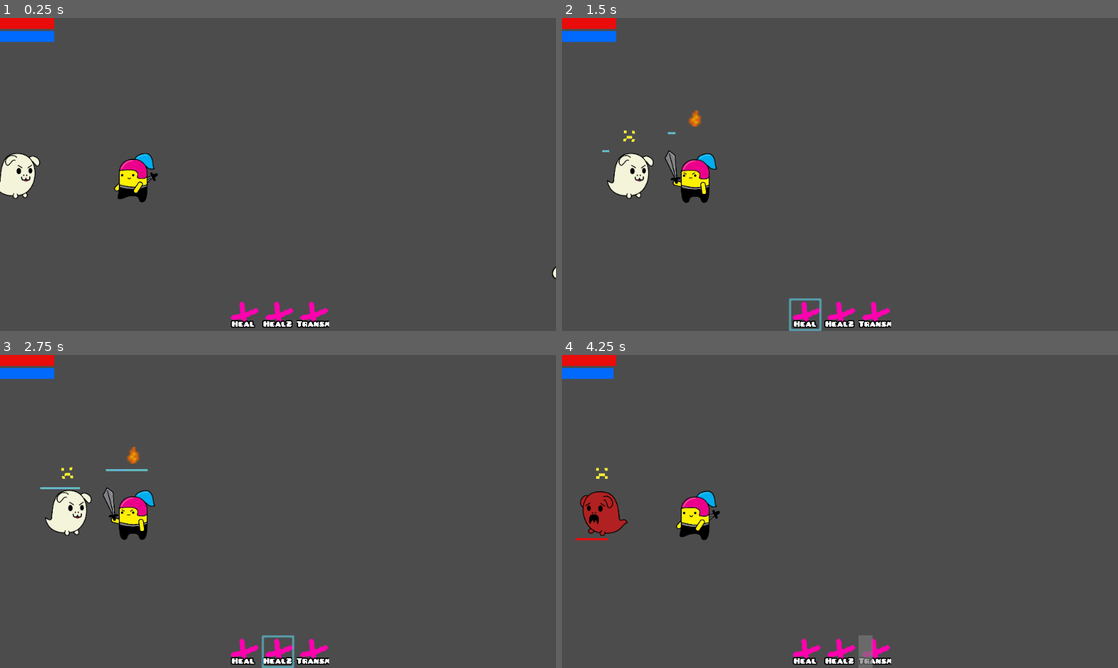
Above: before the commit, frames 1-4 (two rows, left to right).
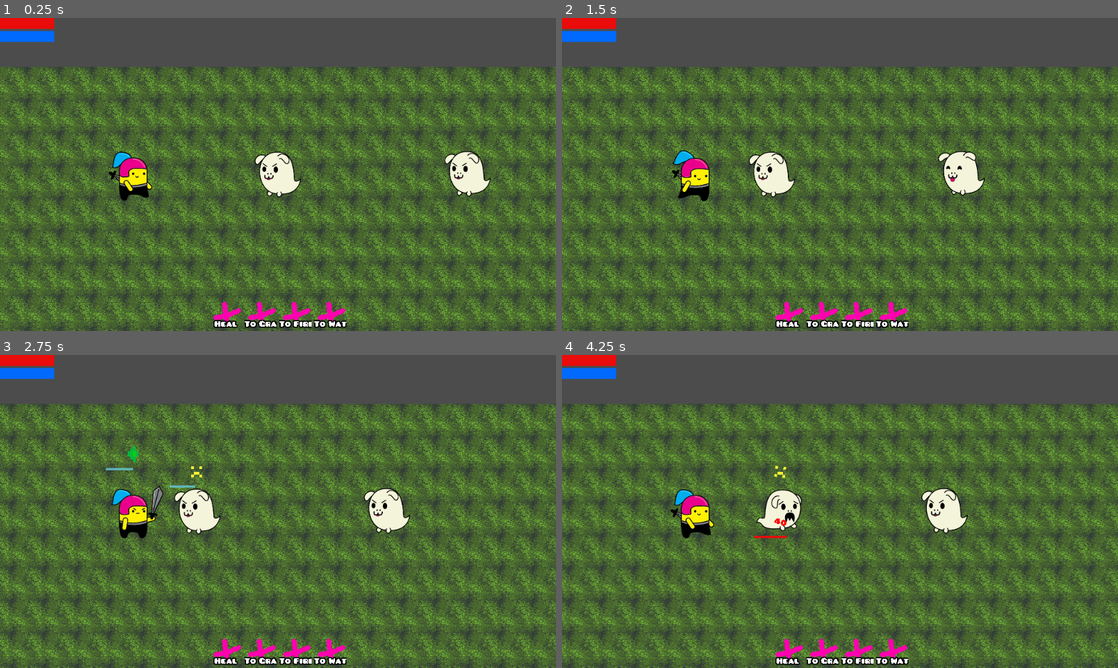
Above: after the commit, the same moments.

Repository: danreeves/godot-wild-jam-33
Game: Godot game, scene res://Main.tscn
Same seed, same stepped clock (60 frames per second), same inputs: the game is played once before the commit and once after it. The engine's default icon, where the game draws it, is replaced by a stand-in: a white triangle on a blue panel in a dark square.
Inputs (mouse positions are in pixels of both pictures, inside the frame that each line leads up to):
- Up to frame 1 (0.25 s): no input
- Up to frame 2 (1.5 s): move the mouse to (695, 174) at 0.52 s; click (695, 174) at 0.67 s; move the mouse to (806, 315) at 1.27 s; click (806, 315) at 1.42 s
- Up to frame 3 (2.75 s): move the mouse to (278, 652) at 2.02 s; click (278, 652) at 2.17 s
- Up to frame 4 (4.25 s): move the mouse to (873, 652) at 2.77 s; click (873, 652) at 2.92 s; move the mouse to (617, 511) at 3.52 s; click (617, 511) at 3.67 s

The runs differ from the first frame. In frame 1, 76% of the frame differs, in the area x 0-100%, y 15-100%; in frame 2, 76%; in frame 3, 76%; in frame 4, 78%, in the area x 0-100%, y 4-100%.

Commit message:
more things like damage numbers

Diff:
--- a/Camera2D.gd
+++ b/Camera2D.gd
@@ -2,5 +2,5 @@
 
 onready var player = get_parent().find_node("Player")
 
-func _process(delta: float) -> void:
+func _process(_delta: float) -> void:
 	offset.x = player.position.x + (OS.window_size.x / 3.0)
--- a/Main.tscn
+++ b/Main.tscn
@@ -1,37 +1,47 @@
-[gd_scene load_steps=6 format=2]
+[gd_scene load_steps=7 format=2]
 
 [ext_resource path="res://Units/Player.tscn" type="PackedScene" id=1]
 [ext_resource path="res://Units/Enemy.tscn" type="PackedScene" id=2]
 [ext_resource path="res://Camera2D.gd" type="Script" id=3]
 [ext_resource path="res://Ghost_Animation.tres" type="SpriteFrames" id=4]
+[ext_resource path="res://floortexture.png" type="Texture" id=5]
 
 [sub_resource type="RectangleShape2D" id=1]
 extents = Vector2( 9999, 10 )
 
 [node name="World" type="Node"]
 
-[node name="Player" parent="." instance=ExtResource( 1 )]
-position = Vector2( -373.68, 0.633972 )
+[node name="TextureRect" type="TextureRect" parent="."]
+margin_left = -715.592
+margin_top = -197.99
+margin_right = 99283.4
+margin_bottom = 402.01
+mouse_filter = 2
+texture = ExtResource( 5 )
+stretch_mode = 2
+__meta__ = {
+"_edit_use_anchors_": false
+}
 
 [node name="Enemy" parent="." instance=ExtResource( 2 )]
-position = Vector2( -613.569, 2.63717 )
+position = Vector2( -194.962, -0.191315 )
 
 [node name="AnimatedSprite" type="AnimatedSprite" parent="Enemy"]
 scale = Vector2( 0.5, 0.5 )
 frames = ExtResource( 4 )
 animation = "idle"
-frame = 5
+frame = 3
 playing = true
 flip_h = true
 
 [node name="Enemy2" parent="." instance=ExtResource( 2 )]
-position = Vector2( 434.488, 236.242 )
+position = Vector2( 154.474, -1.34589 )
 
 [node name="AnimatedSprite" type="AnimatedSprite" parent="Enemy2"]
 scale = Vector2( 0.5, 0.5 )
 frames = ExtResource( 4 )
 animation = "idle"
-frame = 9
+frame = 7
 playing = true
 flip_h = true
 
@@ -42,7 +52,18 @@
 scale = Vector2( 0.5, 0.5 )
 frames = ExtResource( 4 )
 animation = "idle"
-frame = 5
+frame = 3
+playing = true
+flip_h = true
+
+[node name="Enemy4" parent="." instance=ExtResource( 2 )]
+position = Vector2( 611.794, 137.269 )
+
+[node name="AnimatedSprite" type="AnimatedSprite" parent="Enemy4"]
+scale = Vector2( 0.5, 0.5 )
+frames = ExtResource( 4 )
+animation = "idle"
+frame = 3
 playing = true
 flip_h = true
 
@@ -59,7 +80,10 @@
 shape = SubResource( 1 )
 
 [node name="Horizon2" type="StaticBody2D" parent="."]
-position = Vector2( -4.57898, 298.949 )
+position = Vector2( 13.8058, 216.925 )
 
 [node name="CollisionShape2D" type="CollisionShape2D" parent="Horizon2"]
 shape = SubResource( 1 )
+
+[node name="Player" parent="." instance=ExtResource( 1 )]
+position = Vector2( -486.817, -2.19452 )
--- a/Systems/AttackQueue.gd
+++ b/Systems/AttackQueue.gd
@@ -67,7 +67,8 @@
 func on_timer_end() -> void:
 	if current_attack.has_method("execute"):
 		var target = get_parent().get_target()
-		current_attack.execute(target, get_parent())
+		if target:
+			current_attack.execute(target, get_parent())
 	get_parent().find_node("AnimatedSprite").play("attack")
 	$Duration.start()
 
--- a/Systems/Attacks/BasicAttack.gd
+++ b/Systems/Attacks/BasicAttack.gd
@@ -14,6 +14,10 @@
 
 	[Elements.Grass, Elements.Fire, 0.5],
 	[Elements.Fire, Elements.Grass, 1.5],
+
+	[Elements.Fire, Elements.Fire, 0.8],
+	[Elements.Water, Elements.Water, 0.8],
+	[Elements.Grass, Elements.Grass, 0.8],
 ]
 
 func _ready() -> void:
--- a/Systems/Health.gd
+++ b/Systems/Health.gd
@@ -1,4 +1,6 @@
 extends Node2D
+
+const DamageNumber = preload("res://UI/DamageNumber.tscn")
 
 export var health: int = 100
 var max_health = health
@@ -8,11 +10,20 @@
 	$HealthBar.visible = false
 
 func add_damage(num: int) -> void:
+	var damage_number = DamageNumber.instance()
+	damage_number.amount = num
+	damage_number.position = Vector2(-13, -31)
+	add_child(damage_number)
 	health = health - num
 	if health <= 0:
 		die()
 
 func add_heal(num: int) -> void:
+	var damage_number = DamageNumber.instance()
+	damage_number.amount = num
+	damage_number.position = Vector2(-13, -31)
+	damage_number.heal = true
+	add_child(damage_number)
 	health = health + num
 
 func die() -> void:
--- a/Systems/Health.tscn
+++ b/Systems/Health.tscn
@@ -1,7 +1,8 @@
-[gd_scene load_steps=3 format=2]
+[gd_scene load_steps=4 format=2]
 
 [ext_resource path="res://Systems/Health.gd" type="Script" id=1]
 [ext_resource path="res://health.png" type="Texture" id=2]
+[ext_resource path="res://UI/DamageNumber.tscn" type="PackedScene" id=3]
 
 [node name="Health" type="Node2D"]
 script = ExtResource( 1 )
@@ -11,3 +12,6 @@
 scale = Vector2( 1, 0.2 )
 texture = ExtResource( 2 )
 centered = false
+
+[node name="DamageNumber" parent="." instance=ExtResource( 3 )]
+position = Vector2( -13.3786, -31.8112 )
--- a/Systems/SpellManager.gd
+++ b/Systems/SpellManager.gd
@@ -8,8 +8,9 @@
 
 var spells = [
 	Heal.new(),
-	Heal2.new(),
-	ChangeElement.new()
+	ToGrass.new(),
+	ToFire.new(),
+	ToWater.new(),
 ]
 var active_spell = null
 
@@ -47,19 +48,24 @@
 		for button in HUD.find_node("Spells").get_children():
 			button.deselect()
 
-func spell_activated(target):
-	print(target)
+func active_spell_can_target(unit: Node) -> bool:
+	var groups = unit.get_groups()
 
-func active_spell_can_target(groups: Array) -> bool:
+	var in_targetable_group = false
+	var unit_is_valid = true
+
 	if not active_spell:
 		return false
 
 	for group in groups:
 		for targetable_group in active_spell.targetable_groups:
 			if targetable_group == group:
-				return true
+				in_targetable_group = true
 
-	return false
+	if active_spell.has_method("is_unit_valid"):
+		unit_is_valid = active_spell.is_unit_valid(unit)
+
+	return in_targetable_group and unit_is_valid
 
 func cast(target):
 	if active_spell.has_method("cast"):
--- a/Systems/Spells/ChangeElement.gd
+++ /dev/null
@@ -1,19 +0,0 @@
-extends Object
-class_name ChangeElement
-
-export (String) var name = "Transmute"
-export (Array) var targetable_groups = ["Enemies"]
-export (Texture) var texture = load("res://button1.png")
-export (int) var mana_cost = 10
-export (int) var cooldown = 1
-
-func cast(target):
-	if "element" in target:
-		var elements = []
-		for element in Globals.Elements.values():
-			if element != target.element:
-				elements.append(element)
-
-		randomize()
-		var new_element = elements[rand_range(0, elements.size())]
-		target.set_element(new_element)
--- /dev/null
+++ b/Systems/Spells/ToFire.gd
@@ -0,0 +1,16 @@
+extends Object
+class_name ToFire
+
+export (String) var name = "To Fire"
+export (Array) var targetable_groups = ["Enemies"]
+export (Texture) var texture = load("res://button1.png")
+export (int) var mana_cost = 10
+export (int) var cooldown = 1
+
+func cast(target):
+	if "dead" in target and !target.dead:
+		if "element" in target:
+			target.set_element(Globals.Elements.Fire)
+
+func is_unit_valid(unit):
+	return "dead" in unit and !unit.dead
--- /dev/null
+++ b/Systems/Spells/ToGrass.gd
@@ -0,0 +1,16 @@
+extends Object
+class_name ToGrass
+
+export (String) var name = "To Grass"
+export (Array) var targetable_groups = ["Enemies"]
+export (Texture) var texture = load("res://button1.png")
+export (int) var mana_cost = 10
+export (int) var cooldown = 1
+
+func cast(target):
+	if "dead" in target and !target.dead:
+		if "element" in target:
+			target.set_element(Globals.Elements.Grass)
+
+func is_unit_valid(unit):
+	return "dead" in unit and !unit.dead
--- /dev/null
+++ b/Systems/Spells/ToWater.gd
@@ -0,0 +1,16 @@
+extends Object
+class_name ToWater
+
+export (String) var name = "To Water"
+export (Array) var targetable_groups = ["Enemies"]
+export (Texture) var texture = load("res://button1.png")
+export (int) var mana_cost = 10
+export (int) var cooldown = 1
+
+func cast(target):
+	if "dead" in target and !target.dead:
+		if "element" in target:
+			target.set_element(Globals.Elements.Water)
+
+func is_unit_valid(unit):
+	return "dead" in unit and !unit.dead
--- /dev/null
+++ b/UI/DamageNumber.gd
@@ -0,0 +1,22 @@
+extends Node2D
+
+export (String) var amount = ""
+export (float) var lifetime = 0.3
+export (bool) var heal = false
+
+export (Color) var red = null
+export (Color) var green = null
+
+func _ready() -> void:
+
+	var color = red.to_html(false)
+	if heal:
+		color = green.to_html(false)
+
+	$RichTextLabel.bbcode_text = "[color=#%s][wave amp=150 freq=-0.5]%s" % [color, amount]
+
+	$Timer.wait_time = lifetime
+	var _err1 = $Timer.connect("timeout", self, "end")
+
+func end():
+	queue_free()
--- /dev/null
+++ b/UI/DamageNumber.tscn
@@ -0,0 +1,28 @@
+[gd_scene load_steps=4 format=2]
+
+[ext_resource path="res://UI/DamageNumber.gd" type="Script" id=1]
+[ext_resource path="res://PixelatedPusab.ttf" type="DynamicFontData" id=2]
+
+[sub_resource type="DynamicFont" id=1]
+font_data = ExtResource( 2 )
+
+[node name="DamageNumber" type="Node2D"]
+script = ExtResource( 1 )
+red = Color( 1, 0, 0, 1 )
+green = Color( 0, 1, 0.0156863, 1 )
+
+[node name="RichTextLabel" type="RichTextLabel" parent="."]
+margin_right = 40.0
+margin_bottom = 40.0
+rect_clip_content = false
+custom_fonts/normal_font = SubResource( 1 )
+bbcode_enabled = true
+bbcode_text = "[color=red][wave amp=150 freq=-0.5]100"
+text = "100"
+__meta__ = {
+"_edit_use_anchors_": false
+}
+
+[node name="Timer" type="Timer" parent="."]
+one_shot = true
+autostart = true
--- a/Units/Enemy.gd
+++ b/Units/Enemy.gd
@@ -18,12 +18,16 @@
 	set_element(element)
 
 func get_target() -> Node2D:
-	return get_tree().get_nodes_in_group("Player").front()
+	var players = get_tree().get_nodes_in_group("Player")
+	if players.size() > 0:
+		return players.front()
+	return null
 
 func unit_enter_range(unit: Node2D) -> void:
 	if unit == get_target():
 		move_to_player = false
-		$AttackQueue.start_timer()
+		if !dead:
+			$AttackQueue.start_timer()
 
 func unit_leave_range(unit: Node2D) -> void:
 	if unit == get_target():
@@ -32,6 +36,7 @@
 func die() -> void:
 	dead = true
 	$AttackQueue.stop()
+	$AnimatedSprite.stop()
 	$AnimatedSprite.play("die")
 	$AnimatedSprite.flip_h = false
 	set_element(Globals.Elements.None)
@@ -80,12 +85,12 @@
 	velocity = move_and_slide(velocity)
 
 func animation_finished() -> void:
-	if $AnimatedSprite.animation == "attack":
+	if $AnimatedSprite.animation == "attack" and !dead:
 		$AnimatedSprite.play("idle")
 
 func input_event(_vp, event: InputEvent, _idx) -> void:
 	if event is InputEventMouseButton and event.pressed and event.button_index == 1:
-		if spell_manager.active_spell_can_target(get_groups()):
+		if spell_manager.active_spell_can_target(self):
 			spell_manager.cast(self)
 
 func set_element(ele):
--- a/Units/Enemy.tscn
+++ b/Units/Enemy.tscn
@@ -8,13 +8,13 @@
 [ext_resource path="res://running.png" type="Texture" id=7]
 [ext_resource path="res://Systems/Attacks/RunAway.tscn" type="PackedScene" id=8]
 
-[sub_resource type="CapsuleShape2D" id=1]
+[sub_resource type="CircleShape2D" id=3]
 radius = 40.0
 
 [sub_resource type="CircleShape2D" id=2]
 radius = 80.0
 
-[sub_resource type="CapsuleShape2D" id=3]
+[sub_resource type="CircleShape2D" id=4]
 radius = 50.0
 
 [node name="Enemy" type="KinematicBody2D" groups=[
@@ -23,7 +23,7 @@
 script = ExtResource( 1 )
 
 [node name="Hitbox" type="CollisionShape2D" parent="."]
-shape = SubResource( 1 )
+shape = SubResource( 3 )
 
 [node name="InCombat" type="Area2D" parent="."]
 
@@ -47,6 +47,6 @@
 [node name="ClickArea" type="Area2D" parent="."]
 
 [node name="CollisionShape2D" type="CollisionShape2D" parent="ClickArea"]
-shape = SubResource( 3 )
+shape = SubResource( 4 )
 
 [node name="ColorTween" type="Tween" parent="."]
--- a/Units/Player.gd
+++ b/Units/Player.gd
@@ -80,7 +80,8 @@
 func get_in_range() -> Array:
 	var not_dead = []
 	for enemy in in_range:
-		if "dead" in enemy and !enemy.dead:
+		if "dead" in enemy and !enemy.dead \
+		and "move_away_from_player" in enemy and !enemy.move_away_from_player:
 			not_dead.append(enemy)
 	return not_dead
 
@@ -101,5 +102,5 @@
 
 func input_event(_vp, event: InputEvent, _idx) -> void:
 	if event is InputEventMouseButton and event.pressed and event.button_index == 1:
-		if spell_manager.active_spell_can_target(get_groups()):
+		if spell_manager.active_spell_can_target(self):
 			spell_manager.cast(self)
--- a/Units/Player.tscn
+++ b/Units/Player.tscn
@@ -7,18 +7,17 @@
 [ext_resource path="res://Systems/Health.tscn" type="PackedScene" id=5]
 [ext_resource path="res://water.png" type="Texture" id=6]
 [ext_resource path="res://fire.png" type="Texture" id=7]
-[ext_resource path="res://attack.png" type="Texture" id=8]
 [ext_resource path="res://grass.png" type="Texture" id=9]
 [ext_resource path="res://UI/HUD.tscn" type="PackedScene" id=10]
 [ext_resource path="res://Systems/SpellManager.tscn" type="PackedScene" id=11]
 
-[sub_resource type="CapsuleShape2D" id=1]
+[sub_resource type="CircleShape2D" id=3]
 radius = 40.0
 
 [sub_resource type="CircleShape2D" id=2]
 radius = 80.0
 
-[sub_resource type="CapsuleShape2D" id=3]
+[sub_resource type="CircleShape2D" id=4]
 radius = 50.0
 
 [node name="Player" type="KinematicBody2D" groups=[
@@ -33,7 +32,7 @@
 playing = true
 
 [node name="Hitbox" type="CollisionShape2D" parent="."]
-shape = SubResource( 1 )
+shape = SubResource( 3 )
 
 [node name="InCombat" type="Area2D" parent="."]
 
@@ -47,26 +46,23 @@
 position = Vector2( -0.473541, -78.5287 )
 wait_time = 2.0
 
-[node name="BasicAttack" parent="AttackQueue" instance=ExtResource( 3 )]
-sprite = ExtResource( 8 )
-
 [node name="FireAttack" parent="AttackQueue" instance=ExtResource( 3 )]
 sprite = ExtResource( 7 )
-element = 3
+element = 1
 
 [node name="WaterAttack" parent="AttackQueue" instance=ExtResource( 3 )]
 sprite = ExtResource( 6 )
-element = 5
+element = 3
 
 [node name="GrassAttack" parent="AttackQueue" instance=ExtResource( 3 )]
 sprite = ExtResource( 9 )
-element = 5
+element = 2
 
 [node name="SpellManager" parent="." instance=ExtResource( 11 )]
 
 [node name="ClickArea" type="Area2D" parent="."]
 
 [node name="CollisionShape2D" type="CollisionShape2D" parent="ClickArea"]
-shape = SubResource( 3 )
+shape = SubResource( 4 )
 
 [node name="HUD" parent="." instance=ExtResource( 10 )]
--- a/project.godot
+++ b/project.godot
@@ -10,11 +10,6 @@
 
 _global_script_classes=[ {
 "base": "Object",
-"class": "ChangeElement",
-"language": "GDScript",
-"path": "res://Systems/Spells/ChangeElement.gd"
-}, {
-"base": "Object",
 "class": "Heal",
 "language": "GDScript",
 "path": "res://Systems/Spells/Heal.gd"
@@ -23,11 +18,28 @@
 "class": "Heal2",
 "language": "GDScript",
 "path": "res://Systems/Spells/Heal2.gd"
+}, {
+"base": "Object",
+"class": "ToFire",
+"language": "GDScript",
+"path": "res://Systems/Spells/ToFire.gd"
+}, {
+"base": "Object",
+"class": "ToGrass",
+"language": "GDScript",
+"path": "res://Systems/Spells/ToGrass.gd"
+}, {
+"base": "Object",
+"class": "ToWater",
+"language": "GDScript",
+"path": "res://Systems/Spells/ToWater.gd"
 } ]
 _global_script_class_icons={
-"ChangeElement": "",
 "Heal": "",
-"Heal2": ""
+"Heal2": "",
+"ToFire": "",
+"ToGrass": "",
+"ToWater": ""
 }
 
 [application]
Empty file added: UI/RichTextLabel.gd
Not shown: 1 places in Units/Player.tscn that only renumber resources
Binary file added: floortexture.png
Not shown, added: floortexture.png.import
